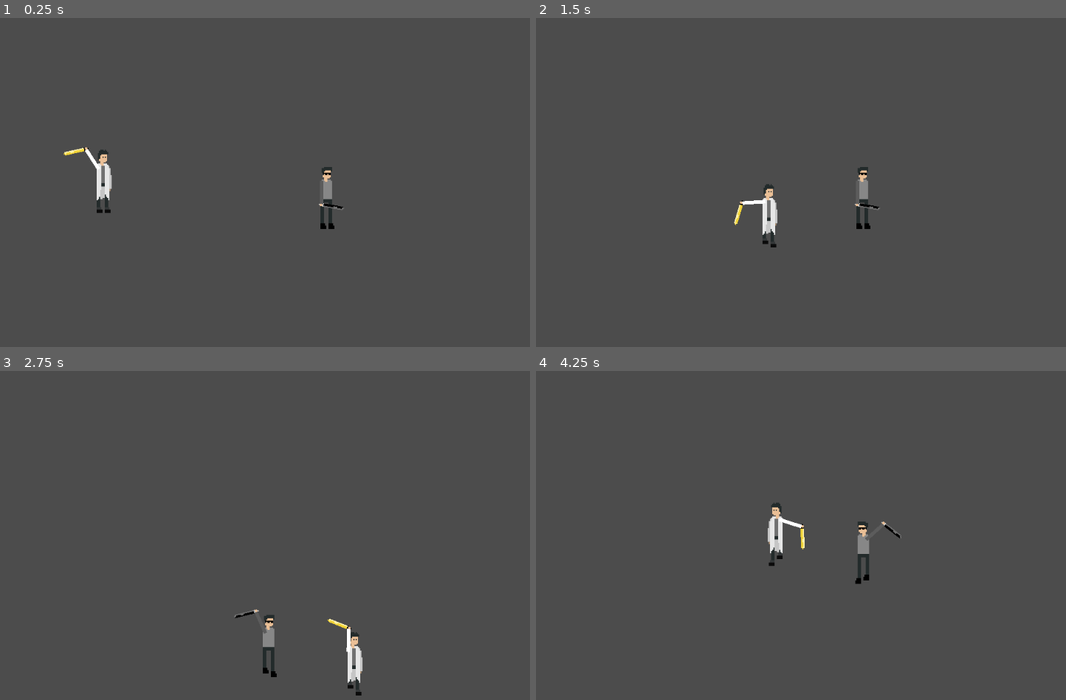
Above: before the commit, frames 1-4 (two rows, left to right).
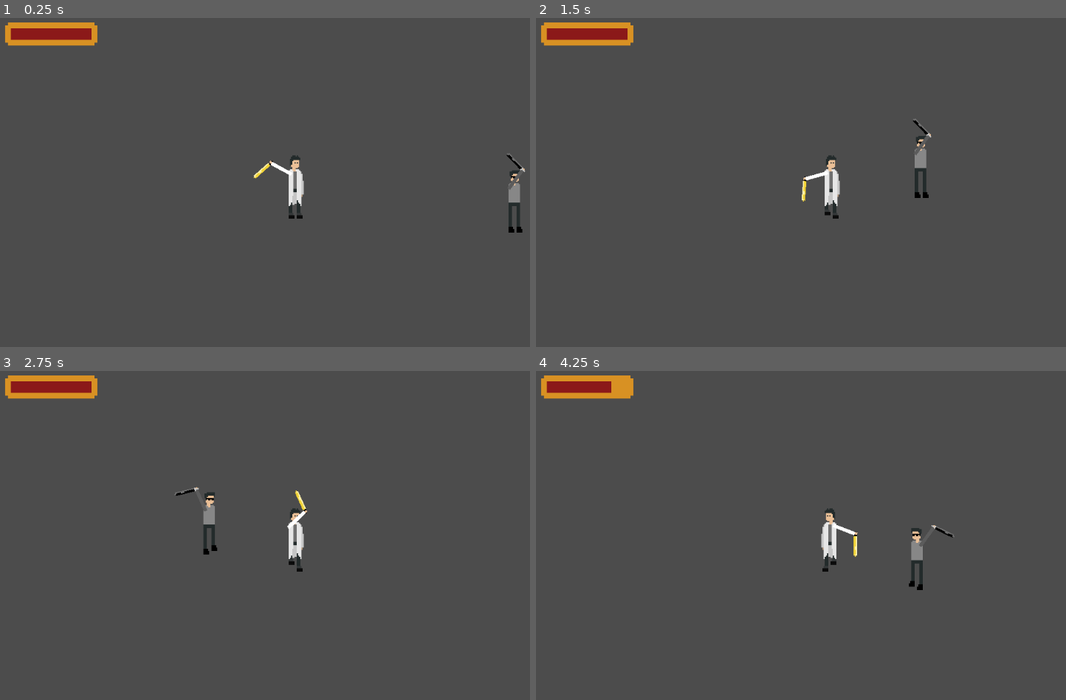
Above: after the commit, the same moments.

Repository: MarinMario/ludum-dare-46
Game: Godot game, scene res://testWorld.tscn
Same seed, same stepped clock (60 frames per second), same inputs: the game is played once before the commit and once after it.
Inputs (mouse positions are in pixels of both pictures, inside the frame that each line leads up to):
- Up to frame 1 (0.25 s): no input
- Up to frame 2 (1.5 s): tap Enter at 0.5 s; move the mouse to (960, 169) at 0.52 s; hold Right (ui_right) 0.53-1.28 s; move the mouse to (710, 205) at 1.27 s; hold Down (ui_down) from 1.28 s (still down)
- Up to frame 3 (2.75 s): move the mouse to (355, 463) at 2.02 s; release Down (ui_down) at 2.03 s; hold Right (ui_right) from 2.03 s (still down)
- Up to frame 4 (4.25 s): move the mouse to (801, 611) at 2.77 s; release Right (ui_right) at 2.78 s; hold Up (ui_up) 2.78-3.53 s; move the mouse to (1007, 591) at 3.52 s; hold Left (ui_left) from 3.53 s (still down)

The runs differ from the first frame. In frame 1, 2.9% of the frame differs, in the area x 0-100%, y 1-66%; in frame 2, 2.9%; in frame 3, 2.9%; in frame 4, 2.9%, in the area x 0-79%, y 1-67%.

Commit message:
feat: camera shake and health bar

Diff:
--- a/game/enemies/enemy.gd
+++ b/game/enemies/enemy.gd
@@ -5,14 +5,14 @@
 var targetPosition : Vector2
 var direction := Vector2()
 var velocity := Vector2()
+export var maxTakenDamage := 20
 
-export var health = 10
+export var health = 50
 export var speed = 250
 export var patrolSpeed = 50
 onready var anim = "idle"
 
 func _physics_process(delta):
-
 	if shouldUpdateTargetPos:
 		updateTargetPos(delta)
 	else: followPlayer = false
@@ -61,9 +61,9 @@
 
 func takeDamage():
 	randomize()
-	health -= int(rand_range(0, 10))
+	health -= int(rand_range(1, maxTakenDamage))
 
-var alreadyDead = false
+onready var alreadyDead = false
 func die():
 	if not alreadyDead:
 		alreadyDead = true
@@ -72,13 +72,15 @@
 		followPlayer = false
 		shouldUpdateTargetPos = false
 		patrolSpeed = 0
+		$AnimationPlayer.play("die")
+		self.z_index = 5
 
 var randomDirectionTimer = 0
 var randomDir = Vector2(0,0)
 func generateRandomDirection(delta):
 	randomize()
-	var dir1 = round(rand_range(-1,1))
-	var dir2 = round(rand_range(-1,1))
+	var dir1 = round(rand_range(-1.4,1.4))
+	var dir2 = round(rand_range(-1.4,1.4))
 	var newRandomDir = Vector2(dir1, dir2)
 
 	randomDirectionTimer += delta
--- a/game/enemies/enemy1/enemy1.tscn
+++ b/game/enemies/enemy1/enemy1.tscn
@@ -26,7 +26,7 @@
 } ]
 
 [sub_resource type="CircleShape2D" id=3]
-radius = 213.789
+radius = 211.244
 
 [sub_resource type="Animation" id=5]
 resource_name = "attack"
@@ -44,15 +44,47 @@
 "values": [ 90.0, 450.0 ]
 }
 
+[sub_resource type="Animation" id=6]
+resource_name = "die"
+length = 0.3
+tracks/0/type = "value"
+tracks/0/path = NodePath("body:rotation_degrees")
+tracks/0/interp = 1
+tracks/0/loop_wrap = true
+tracks/0/imported = false
+tracks/0/enabled = true
+tracks/0/keys = {
+"times": PoolRealArray( 0, 0.3 ),
+"transitions": PoolRealArray( 1, 1 ),
+"update": 0,
+"values": [ 0.0, -90.0 ]
+}
+tracks/1/type = "value"
+tracks/1/path = NodePath("body:position")
+tracks/1/interp = 1
+tracks/1/loop_wrap = true
+tracks/1/imported = false
+tracks/1/enabled = true
+tracks/1/keys = {
+"times": PoolRealArray( 0, 0.3 ),
+"transitions": PoolRealArray( 1, 1 ),
+"update": 0,
+"values": [ Vector2( 0, 0 ), Vector2( -50, 50 ) ]
+}
+
 [node name="enemy1" type="KinematicBody2D" groups=[
 "enemy",
 ]]
+z_index = 9
+z_as_relative = false
 script = ExtResource( 1 )
 
 [node name="CollisionShape2D" type="CollisionShape2D" parent="."]
 shape = SubResource( 4 )
 
 [node name="body" type="Node2D" parent="."]
+z_index = 10
+z_as_relative = false
 
 [node name="AnimatedSprite" type="AnimatedSprite" parent="body"]
 scale = Vector2( 2, 2 )
@@ -61,15 +93,15 @@
 
 [node name="enemyHand" parent="body" instance=ExtResource( 3 )]
 position = Vector2( -7.54707, -25.66 )
-rotation = 7.85398
+rotation = 5.34071
 
 [node name="detectArea" type="Area2D" parent="."]
 
 [node name="CollisionShape2D" type="CollisionShape2D" parent="detectArea"]
-position = Vector2( 0.309822, 0.329201 )
 shape = SubResource( 3 )
 
 [node name="AnimationPlayer" type="AnimationPlayer" parent="."]
 anims/attack = SubResource( 5 )
+anims/die = SubResource( 6 )
 [connection signal="body_entered" from="detectArea" to="." method="_on_detectArea_body_entered"]
 [connection signal="body_exited" from="detectArea" to="." method="_on_detectArea_body_exited"]
--- a/game/enemies/enemyHand.gd
+++ b/game/enemies/enemyHand.gd
@@ -1,4 +1,6 @@
 extends Node2D
+
+onready var enemy = get_parent().get_parent()
 
 func _process(delta):
 	var state = get_parent().get_parent().name
@@ -6,5 +8,6 @@
 	$hand/sword/sword.play(state)
 
 func _on_sword_body_entered(body):
-	if body.name == "player":
+	if body.name == "player" and not enemy.alreadyDead:
 		body.takeDamage()
+		body.shouldCameraShake = true
--- a/game/enemies/enemyHand.tscn
+++ b/game/enemies/enemyHand.tscn
@@ -24,8 +24,7 @@
 radius = 5.88624
 
 [node name="enemyHand" type="Node2D"]
-z_index = 1
-z_as_relative = false
+z_index = 9
 script = ExtResource( 3 )
 
 [node name="hand" type="AnimatedSprite" parent="."]
@@ -36,6 +35,7 @@
 
 [node name="sword" type="Area2D" parent="hand"]
 scale = Vector2( 0.5, 0.5 )
+z_index = 10
 
 [node name="sword" type="AnimatedSprite" parent="hand/sword"]
 position = Vector2( 40.2676, -16.782 )
--- a/game/player/player.gd
+++ b/game/player/player.gd
@@ -1,9 +1,10 @@
 extends KinematicBody2D
 
-var health = 100
+export var health = 100
 
 var velocity = Vector2()
-var speed = 300
+export var speed = 300
+export var maxTakenDamage = 20
 onready var anim = "idle"
 
 func _physics_process(delta):
@@ -21,9 +22,10 @@
 	move_and_slide(motion)
 
 	$body/AnimatedSprite.play(anim)
-	if velocity != Vector2():
-		anim = "move"
-	else: anim = "idle"
+	if not alreadyDead:
+		if velocity != Vector2():
+			anim = "move"
+		else: anim = "idle"
 
 	if motion.x < 0:
 		$body.scale.x = -1
@@ -32,10 +34,18 @@
 
 	if health <= 0: die()
 
+	if shouldCameraShake:
+		cameraShakeTimer += delta
+		if cameraShakeTimer >= 0.1:
+			cameraShakeTimer = 0
+			shouldCameraShake = false
+			$Camera2D.offset = Vector2()
+		else: cameraShake(10)
+
 
 func takeDamage():
 	randomize()
-	health -= int(rand_range(0, 10))
+	health -= round(rand_range(1, maxTakenDamage))
 	print(health)
 
 
@@ -44,4 +54,14 @@
 	if not alreadyDead:
 		alreadyDead = true
 		$CollisionShape2D.disabled = true
+		$AnimationPlayer.play("die")
 		speed = 0
+		self.z_index = 5
+
+onready var shouldCameraShake = false
+onready var cameraShakeTimer = 0
+func cameraShake(shakeAmount):
+	$Camera2D.offset = Vector2(
+		rand_range(-1.0, 1.0) * shakeAmount,
+		rand_range(-1.0, 1.0) * shakeAmount
+	)
--- a/game/player/player.tscn
+++ b/game/player/player.tscn
@@ -7,6 +7,7 @@
 [ext_resource path="res://player/player.gd" type="Script" id=5]
 [ext_resource path="res://player/okarin_idle.png" type="Texture" id=6]
 [ext_resource path="res://player/playerHand.tscn" type="PackedScene" id=7]
+[ext_resource path="res://player/playerStats.tscn" type="PackedScene" id=8]
 
 [sub_resource type="SpriteFrames" id=2]
 animations = [ {
@@ -25,13 +26,56 @@
 radius = 11.7462
 height = 84.3793
 
+[sub_resource type="Animation" id=4]
+resource_name = "die"
+length = 0.3
+tracks/0/type = "value"
+tracks/0/path = NodePath("body:rotation_degrees")
+tracks/0/interp = 1
+tracks/0/loop_wrap = true
+tracks/0/imported = false
+tracks/0/enabled = true
+tracks/0/keys = {
+"times": PoolRealArray( 0, 0.3 ),
+"transitions": PoolRealArray( 1, 1 ),
+"update": 0,
+"values": [ 0.0, -90.0 ]
+}
+tracks/1/type = "value"
+tracks/1/path = NodePath("body:position")
+tracks/1/interp = 1
+tracks/1/loop_wrap = true
+tracks/1/imported = false
+tracks/1/enabled = true
+tracks/1/keys = {
+"times": PoolRealArray( 0, 0.3 ),
+"transitions": PoolRealArray( 1, 1 ),
+"update": 0,
+"values": [ Vector2( 0, 0 ), Vector2( -80, 50 ) ]
+}
+tracks/2/type = "value"
+tracks/2/path = NodePath("body/playerHand:rotation_degrees")
+tracks/2/interp = 1
+tracks/2/loop_wrap = true
+tracks/2/imported = false
+tracks/2/enabled = true
+tracks/2/keys = {
+"times": PoolRealArray( 0.3 ),
+"transitions": PoolRealArray( 1 ),
+"update": 0,
+"values": [ -60.0 ]
+}
+
 [node name="player" type="KinematicBody2D"]
+z_index = 11
+z_as_relative = false
 script = ExtResource( 5 )
 
 [node name="body" type="Node2D" parent="."]
 
 [node name="playerHand" parent="body" instance=ExtResource( 7 )]
 position = Vector2( -8.33799, -25.0144 )
+rotation = -1.0472
 
 [node name="AnimatedSprite" type="AnimatedSprite" parent="body"]
 position = Vector2( -0.211288, 0 )
@@ -41,3 +85,11 @@
 
 [node name="CollisionShape2D" type="CollisionShape2D" parent="."]
 shape = SubResource( 3 )
+
+[node name="AnimationPlayer" type="AnimationPlayer" parent="."]
+anims/die = SubResource( 4 )
+
+[node name="playerStats" parent="." instance=ExtResource( 8 )]
+
+[node name="Camera2D" type="Camera2D" parent="."]
+current = true
--- a/game/player/playerHand.gd
+++ b/game/player/playerHand.gd
@@ -1,8 +1,12 @@
 extends Node2D
 
+onready var player = get_parent().get_parent()
+
 func _process(delta):
-	$hand.look_at(get_global_mouse_position())
+	if not player.alreadyDead:
+		$hand.look_at(get_global_mouse_position())
 
 func _on_sword_body_entered(body):
 	if body.is_in_group("enemy"):
 		body.takeDamage()
+		player.shouldCameraShake = true
--- a/game/player/playerHand.tscn
+++ b/game/player/playerHand.tscn
@@ -9,7 +9,6 @@
 
 [node name="playerHand" type="Node2D"]
 z_index = 10
-z_as_relative = false
 script = ExtResource( 2 )
 
 [node name="hand" type="Sprite" parent="."]
--- /dev/null
+++ b/game/player/playerStats.gd
@@ -0,0 +1,5 @@
+extends CanvasLayer
+
+func _process(delta):
+	var health = get_parent().health
+	$healthBar/bar.value = health
--- /dev/null
+++ b/game/player/playerStats.tscn
@@ -0,0 +1,36 @@
+[gd_scene load_steps=5 format=2]
+
+[ext_resource path="res://player/playerStats.gd" type="Script" id=1]
+[ext_resource path="res://enemies/enemy1/health_bar.png" type="Texture" id=2]
+
+[sub_resource type="StyleBoxFlat" id=1]
+bg_color = Color( 0.545098, 0.0980392, 0.0980392, 1 )
+
+[sub_resource type="StyleBoxFlat" id=2]
+bg_color = Color( 0.847059, 0.568627, 0.137255, 1 )
+
+[node name="playerStats" type="CanvasLayer"]
+script = ExtResource( 1 )
+
+[node name="healthBar" type="Node2D" parent="."]
+position = Vector2( 19.507, 16.5809 )
+__meta__ = {
+"_edit_group_": true
+}
+
+[node name="bar" type="ProgressBar" parent="healthBar"]
+margin_right = 140.0
+margin_bottom = 30.0
+custom_styles/fg = SubResource( 1 )
+custom_styles/bg = SubResource( 2 )
+step = 1.0
+value = 50.0
+percent_visible = false
+__meta__ = {
+"_edit_use_anchors_": false
+}
+
+[node name="sprite" type="Sprite" parent="healthBar"]
+position = Vector2( 70, 16 )
+scale = Vector2( 5, 5 )
+texture = ExtResource( 2 )
--- a/game/project.godot
+++ b/game/project.godot
@@ -42,6 +42,37 @@
 "svg/scale": 1.0
 }
 
+[input]
+
+ui_left={
+"deadzone": 0.5,
+"events": [ Object(InputEventKey,"resource_local_to_scene":false,"resource_name":"","device":0,"alt":false,"shift":false,"control":false,"meta":false,"command":false,"pressed":false,"scancode":16777231,"unicode":0,"echo":false,"script":null)
+, Object(InputEventJoypadButton,"resource_local_to_scene":false,"resource_name":"","device":0,"button_index":14,"pressure":0.0,"pressed":false,"script":null)
+, Object(InputEventKey,"resource_local_to_scene":false,"resource_name":"","device":0,"alt":false,"shift":false,"control":false,"meta":false,"command":false,"pressed":false,"scancode":65,"unicode":0,"echo":false,"script":null)
+ ]
+}
+ui_right={
+"deadzone": 0.5,
+"events": [ Object(InputEventKey,"resource_local_to_scene":false,"resource_name":"","device":0,"alt":false,"shift":false,"control":false,"meta":false,"command":false,"pressed":false,"scancode":16777233,"unicode":0,"echo":false,"script":null)
+, Object(InputEventJoypadButton,"resource_local_to_scene":false,"resource_name":"","device":0,"button_index":15,"pressure":0.0,"pressed":false,"script":null)
+, Object(InputEventKey,"resource_local_to_scene":false,"resource_name":"","device":0,"alt":false,"shift":false,"control":false,"meta":false,"command":false,"pressed":false,"scancode":68,"unicode":0,"echo":false,"script":null)
+ ]
+}
+ui_up={
+"deadzone": 0.5,
+"events": [ Object(InputEventKey,"resource_local_to_scene":false,"resource_name":"","device":0,"alt":false,"shift":false,"control":false,"meta":false,"command":false,"pressed":false,"scancode":16777232,"unicode":0,"echo":false,"script":null)
+, Object(InputEventJoypadButton,"resource_local_to_scene":false,"resource_name":"","device":0,"button_index":12,"pressure":0.0,"pressed":false,"script":null)
+, Object(InputEventKey,"resource_local_to_scene":false,"resource_name":"","device":0,"alt":false,"shift":false,"control":false,"meta":false,"command":false,"pressed":false,"scancode":87,"unicode":0,"echo":false,"script":null)
+ ]
+}
+ui_down={
+"deadzone": 0.5,
+"events": [ Object(InputEventKey,"resource_local_to_scene":false,"resource_name":"","device":0,"alt":false,"shift":false,"control":false,"meta":false,"command":false,"pressed":false,"scancode":16777234,"unicode":0,"echo":false,"script":null)
+, Object(InputEventJoypadButton,"resource_local_to_scene":false,"resource_name":"","device":0,"button_index":13,"pressure":0.0,"pressed":false,"script":null)
+, Object(InputEventKey,"resource_local_to_scene":false,"resource_name":"","device":0,"alt":false,"shift":false,"control":false,"meta":false,"command":false,"pressed":false,"scancode":83,"unicode":0,"echo":false,"script":null)
+ ]
+}
+
 [rendering]
 
 quality/driver/driver_name="GLES2"
--- a/game/testWorld.tscn
+++ b/game/testWorld.tscn
@@ -6,7 +6,7 @@
 [node name="testWorld" type="Node2D"]
 
 [node name="player" parent="." instance=ExtResource( 1 )]
-position = Vector2( 178.745, 289.516 )
+position = Vector2( 185.547, 293.597 )
 
 [node name="enemy1" parent="." instance=ExtResource( 2 )]
 position = Vector2( 566.823, 318.09 )
Not shown: 1 places in game/enemies/enemy1/enemy1.tscn that only renumber resources
Binary file added: game/enemies/enemy1/health_bar.png
Not shown, added: game/enemies/enemy1/health_bar.png.import
Not shown: 1 places in game/player/player.tscn that only renumber resources
